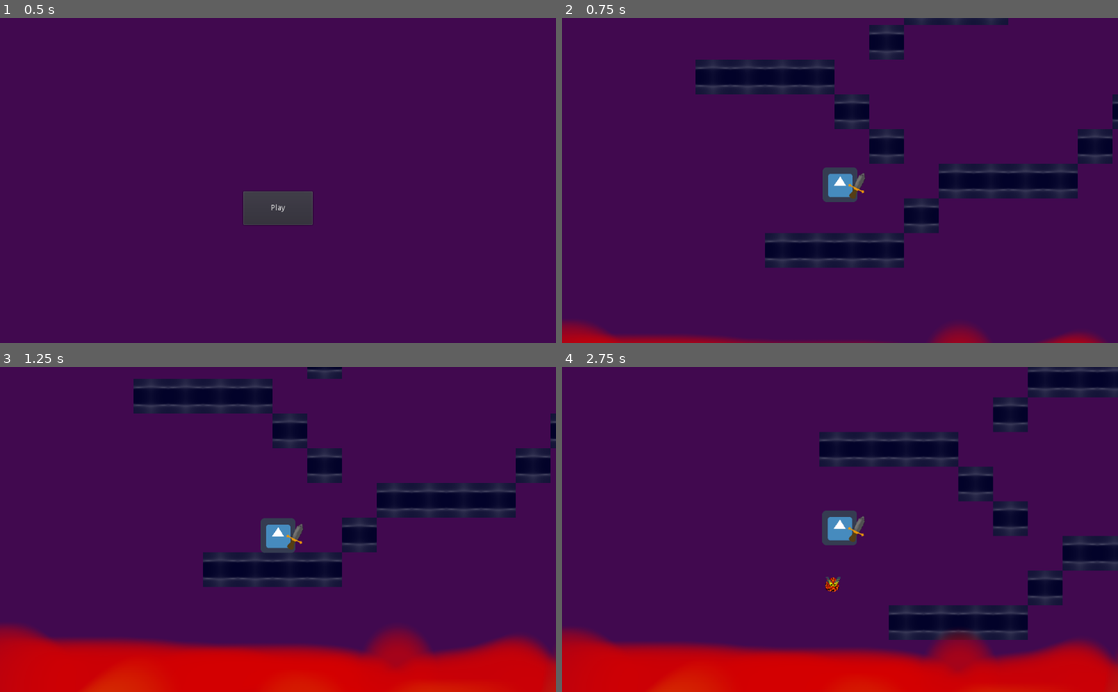
Above: before the commit, frames 1-4 (two rows, left to right).
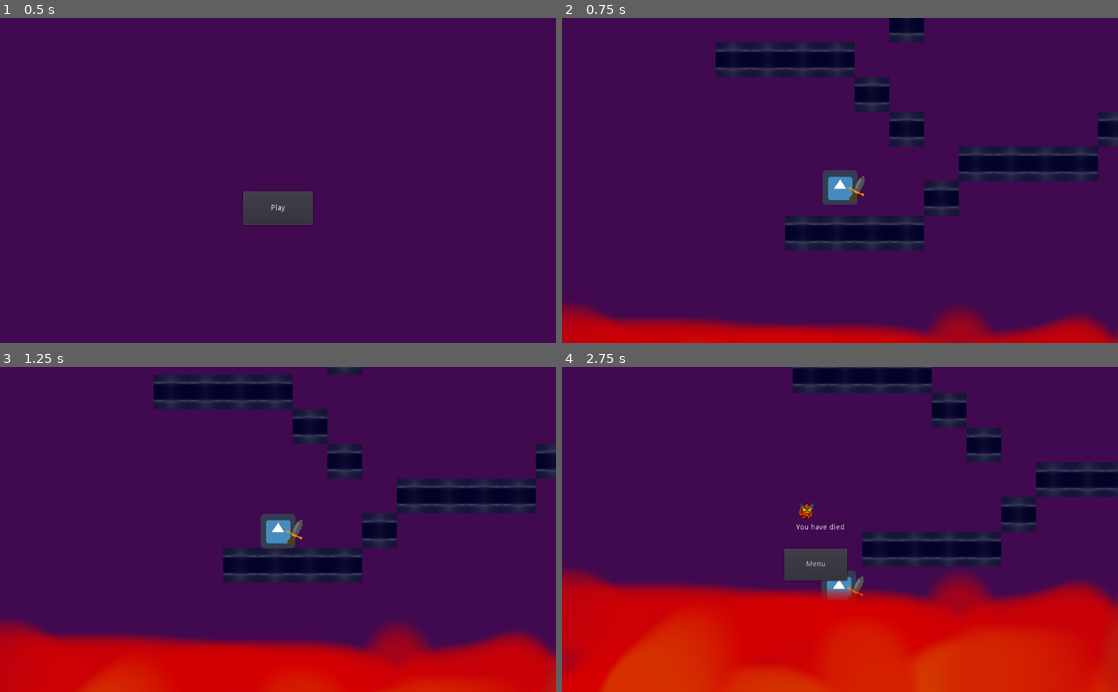
Above: after the commit, the same moments.

Repository: Schmo103/Project-Archimedes-Github-Game-Off-2022-
Game: Godot game, scene res://menu.tscn
The game is run twice, just before and just after one commit, with the same random seed, the same clock (stepped at 60 frames per second) and the same inputs. The project has no main scene, so this scene is started directly. The engine's default icon, where the game draws it, is replaced by a stand-in: a white triangle on a blue panel in a dark square.
Inputs (mouse positions are in pixels of both pictures, inside the frame that each line leads up to):
- Up to frame 1 (0.5 s): no input
- Up to frame 2 (0.75 s): click "Play" at 0.5 s
- Up to frame 3 (1.25 s): no input
- Up to frame 4 (2.75 s): tap Enter (ui_accept) at 1.25, 1.52, 2.27 s; move the mouse to (962, 513) at 1.27 s; hold A (ui_a) 1.28-2.03 s; tap D (ui_d) at 1.55, 2.1 s; move the mouse to (728, 545) at 2.02 s; click (728, 545) at 2.3 s

Frame 1 is identical in both runs. In frame 2, 22% of the frame differs, in the area x 0-100%, y 0-100%; in frame 3, 12%; in frame 4, 45%.

Commit message:
added sword swinging
sword now swings in response to mouse click

Diff:
--- a/Archimedes/project.godot
+++ b/Archimedes/project.godot
@@ -39,6 +39,11 @@
 "events": [ Object(InputEventKey,"resource_local_to_scene":false,"resource_name":"","device":0,"alt":false,"shift":false,"control":false,"meta":false,"command":false,"pressed":false,"scancode":68,"physical_scancode":0,"unicode":0,"echo":false,"script":null)
  ]
 }
+ui_lclick={
+"deadzone": 0.5,
+"events": [ Object(InputEventMouseButton,"resource_local_to_scene":false,"resource_name":"","device":0,"alt":false,"shift":false,"control":false,"meta":false,"command":false,"button_mask":0,"position":Vector2( 0, 0 ),"global_position":Vector2( 0, 0 ),"factor":1.0,"button_index":1,"pressed":false,"doubleclick":false,"script":null)
+ ]
+}
 
 [physics]
 
--- a/Archimedes/world.tscn
+++ b/Archimedes/world.tscn
@@ -27,7 +27,7 @@
 tile_data = PoolIntArray( -851965, 0, 0, -851964, 0, 0, -851963, 0, 0, -786426, 0, 0, -720888, 0, 0, -655350, 0, 0, -65 …(941 unchanged characters)…
 
 [node name="player" type="KinematicBody2D" parent="."]
-position = Vector2( 458, 220 )
+position = Vector2( 421, 250 )
 script = ExtResource( 5 )
 __meta__ = {
 "_edit_group_": true
--- a/Archimedes/world/player.gd
+++ b/Archimedes/world/player.gd
@@ -4,38 +4,52 @@
 var jump = false #variable to record if jump button was pressed
 var grav = 20 #set gravity speed
 var jump_speed = 500 #set jump speed
-var fric = 600
-var air_fric = 10
-var MAXSPEED = 400
+var fric = 500
+var air_fric = 400
+var MAXSPEED = 350
 
-var sword_pos = 1 #-1 is left, 1 is right
-
+var sword_posi = 1 #-1 is left, 1 is right
 var sword_swinging = false
+var reach = 50
 
 var game_over = false
 
 onready var world = get_parent()
 
+
 func _ready():
 	$Camera2D.current = true #make camera "the camera"
 
 func set_sword_right(): #puts sword in right position
+	sword_posi = 1
 	if !sword_swinging:
 		$sword.position = Vector2(34, -1)
 		$sword.rotation_degrees = 26.4
-		sword_pos = 1
 
 func set_sword_left(): #puts sword in left position
+	sword_posi = -1
 	if !sword_swinging:
 		$sword.position = Vector2(-34, -1)
 		$sword.rotation_degrees = -26.4
-		sword_pos = -1
 
 func die(): #function cleanup after death and display alert
 	print("You have died")
 	get_tree().paused = true
 	world.get_node("death_note").visible = true
 	world.get_node("menu").visible = true
+
+func swing_sword(m_pos):
+	var dir = position.direction_to(m_pos)
+	sword_swinging = true
+	$sword.rotation = dir.angle() + PI / 2
+	$sword.position = dir * reach
+	yield(get_tree().create_timer(.2), "timeout")
+	sword_swinging = false
+	if sword_posi == 1:
+		set_sword_right()
+	else:
+		set_sword_left()
+
 
 func _physics_process(_delta):
 	if(is_on_floor()):
@@ -56,14 +70,14 @@
 			velocity.x += air_fric
 			if(velocity.x > 0): #clamp x
 				velocity.x = 0
-		if(velocity.y > 0):
-			velocity.y -= air_fric
-			if(velocity.y < 0): #clamp x
-				velocity.y = 0
-		if(velocity.y < 0):
-			velocity.y += air_fric
-			if(velocity.y > 0): #clamp x
-				velocity.y = 0
+#		if(velocity.y > 0):
+#			velocity.y -= air_fric
+#			if(velocity.y < 0): #clamp x
+#				velocity.y = 0
+#		if(velocity.y < 0):
+#			velocity.y += air_fric
+#			if(velocity.y > 0): #clamp x
+#				velocity.y = 0
 	jump = false
 	if Input.is_action_pressed("ui_a"): #for moving left
 		if (velocity.x - speed >= -MAXSPEED):
@@ -82,6 +96,9 @@
 		jump = true
 	if Input.is_action_pressed("ui_cancel"):
 		get_tree().change_scene("res://menu.tscn")
+	if Input.is_action_pressed("ui_lclick"):
+		var mpos = get_viewport().get_mouse_position() + $Camera2D.get_camera_screen_center() - (OS.get_real_window_size() / 2)
+		swing_sword(mpos)
 	if is_on_floor():
 		if velocity.y > 1:
 			velocity.y = 0 #if on floor, gravity doesnt continue increasing
